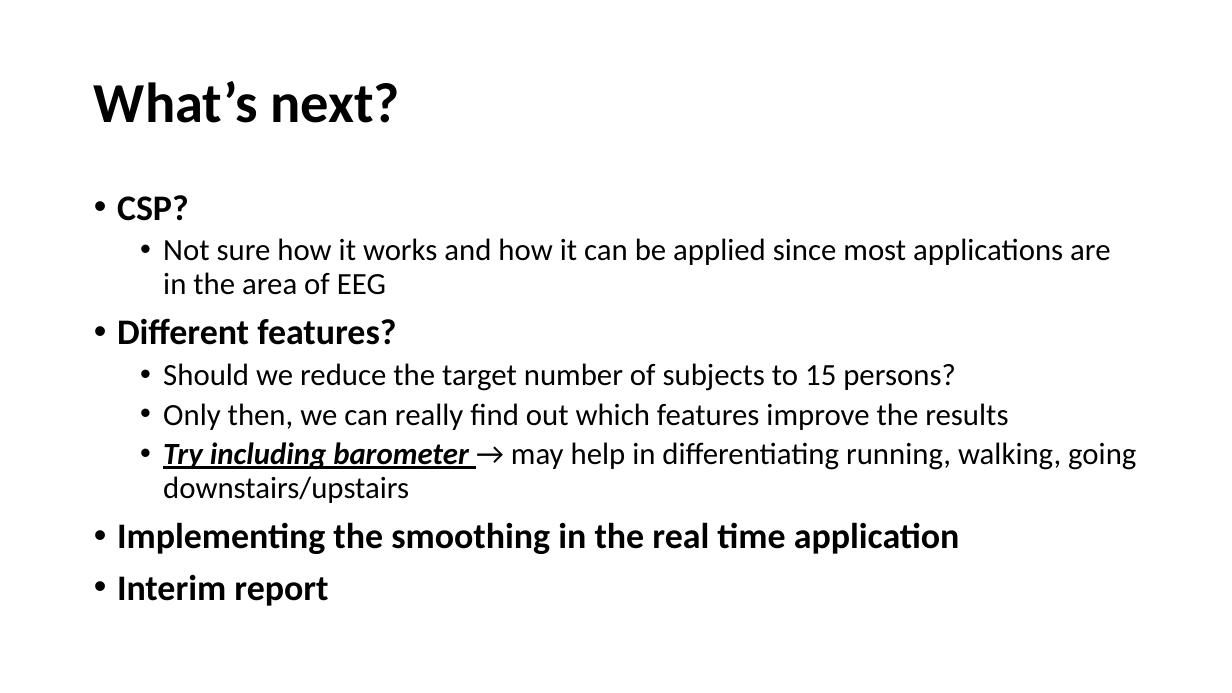
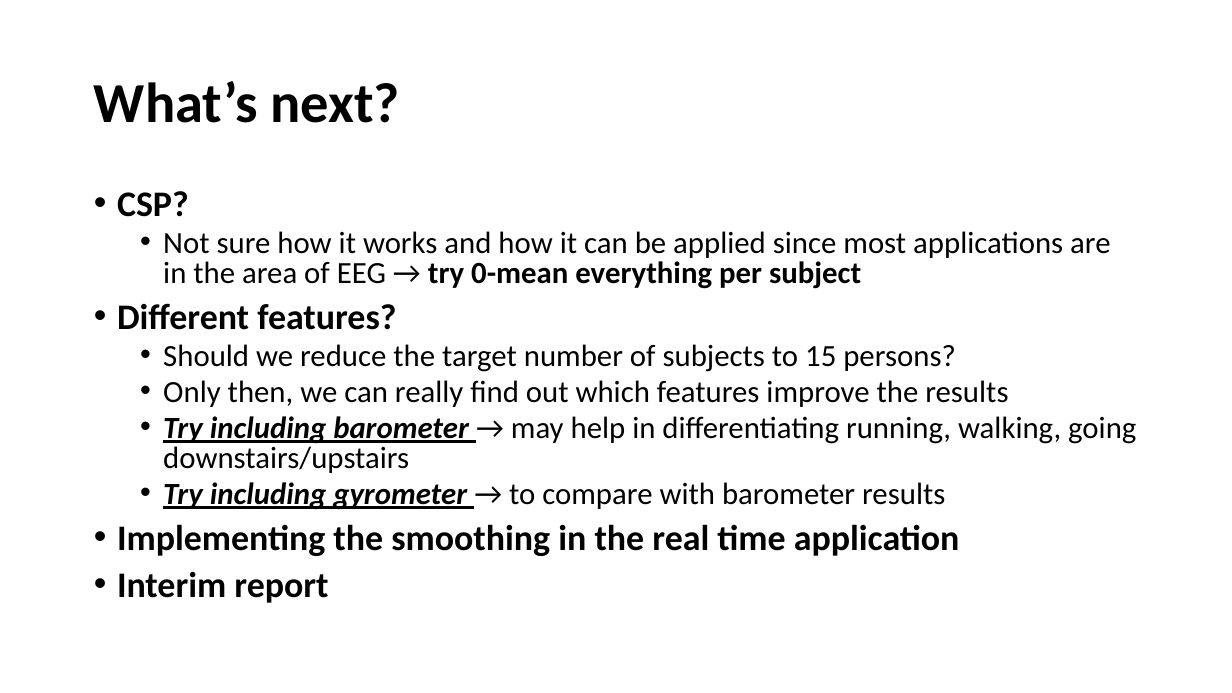
Before and after one commit to edocsss/RARSS, a slide deck: slide 12 of docs/documents/weekly_meeting/5 Jan 2017.pptx. Drawn at 1232x693 pixels with LibreOffice and Linux fonts; fonts in the diff are those of the drawing. Boxes give left, top, right and bottom in pixels: in the first picture for what was removed or moved away, otherwise in the second. Text is boxed around its words. In the diff, an @@ line names an element or a change of style, - is before the commit and + after.

Commit message:
PPT

```diff
--- a/docs/documents/weekly_meeting/5 Jan 2017.pptx
+++ b/docs/documents/weekly_meeting/5 Jan 2017.pptx
@@ text at (x1=117, y1=191, x2=1136, y2=603): line spacing 0.9 to 0.8 @@
@@ text at (x1=163, y1=231, x2=1110, y2=289): text changed @@
-  • Not sure how it works and how it can be applied since most applications are in the area of EEG
+  • Not sure how it works and how it can be applied since most applications are in the area of EEG → try 0-mean everything per subject
@@ text at (x1=163, y1=482, x2=945, y2=510): paragraph added @@
+  • Try including gyrometer → to compare with barometer results
```
Also in this commit, not shown: 2 other slides changed, 1 other file.
